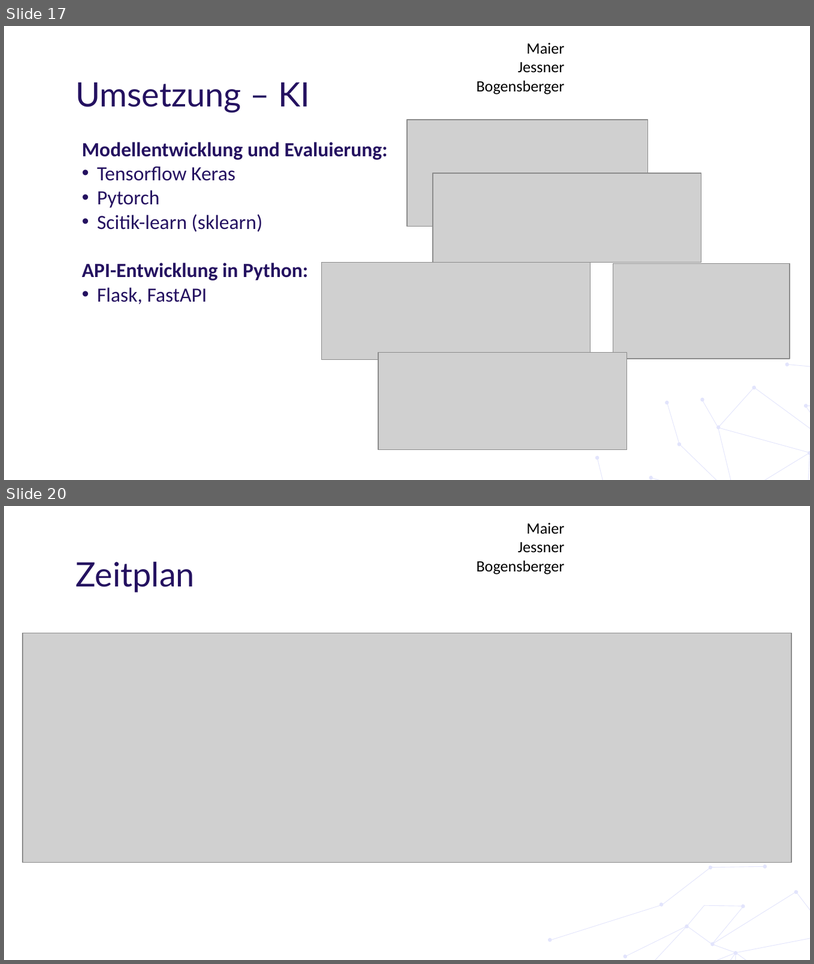
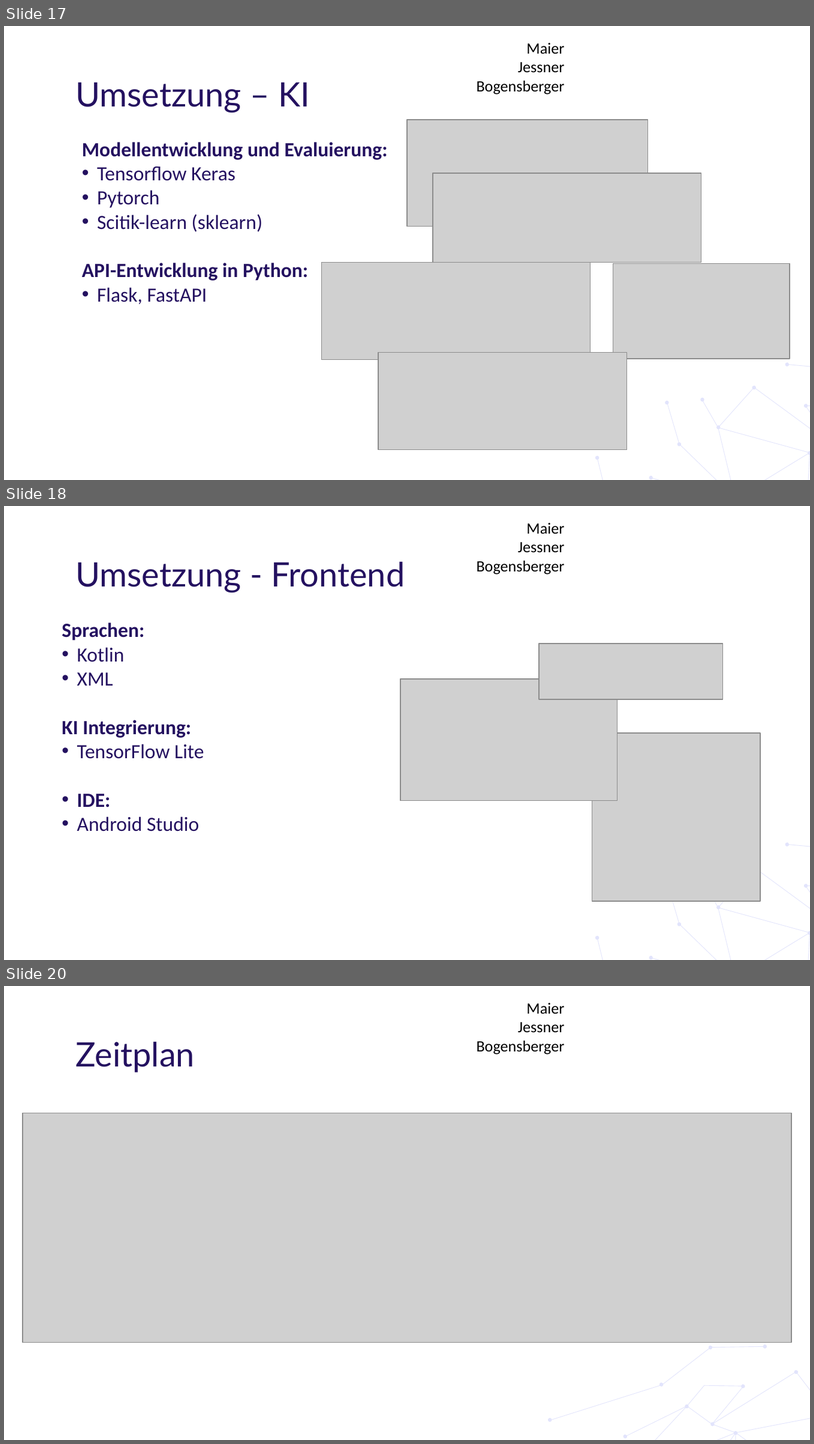
Before and after one commit to huthuthiddeli/DermaAI, a slide deck: documents/DA11_DermaAI_Präsentation1.pptx. Shown one above the other, each under a label of ours: slides 17 and 20 before the commit, slides 17, 18 and 20 after it; the slides between them are not shown. The pictures are 814x964 and 814x1444 pixels, drawn with LibreOffice and Linux fonts; fonts in the diff are those of the drawing; grey boxes stand for pictures; background and template pictures are left out. Boxes give left, top, right and bottom in pixels: in the first picture for what was removed or moved away, otherwise in the second. Text is boxed around its words. In the diff, an @@ line names an element or a change of style, - is before the commit and + after.

```diff
--- a/documents/DA11_DermaAI_Präsentation1.pptx
+++ b/documents/DA11_DermaAI_Präsentation1.pptx
@@ slide 18 added at (4,506,810,960), background #FFFFFF; not listed: 3 template elements that a slide beside it also shows @@
@@ title added at (75,561,405,593), 30 pt, text #241160 @@
+Umsetzung - Frontend
@@ subtitle added at (62,622,204,831), 18 pt, text #241160 @@
+Sprachen:
+• Kotlin
+• XML
+KI Integrierung:
+• TensorFlow Lite
+• IDE:
+• Android Studio
@@ picture added at (539,643,723,699) @@
@@ picture added at (401,679,618,801) @@
@@ picture added at (593,733,761,900) @@
```
Also in this commit, not shown: 2 slides changed, 1 other slide added, 1 slide removed, 22 other files.
